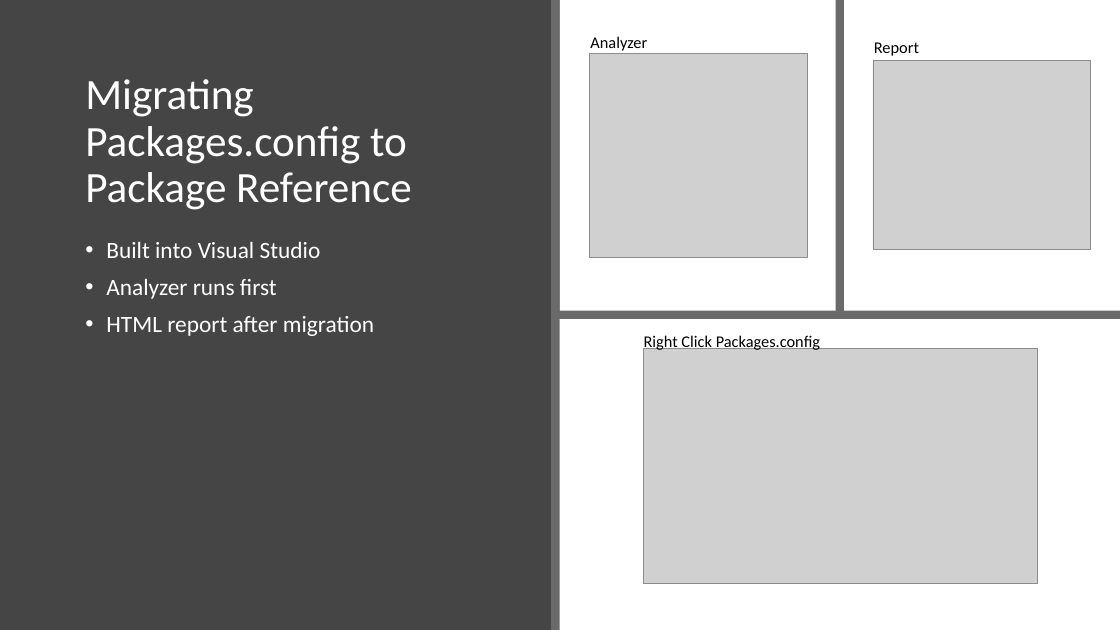
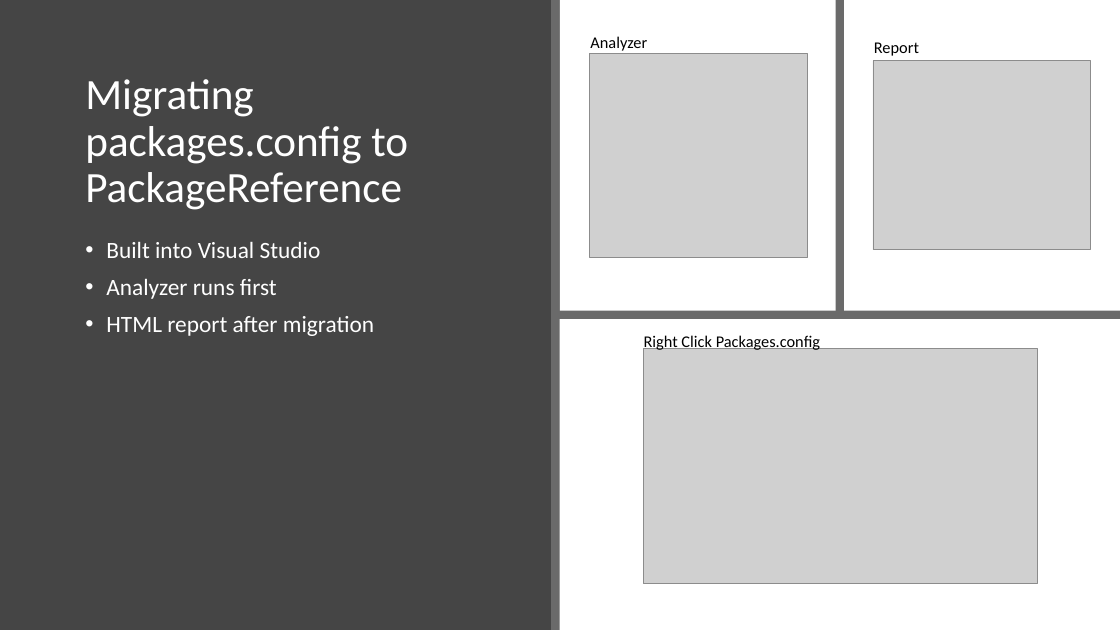
Before and after one commit to ProgrammerAL/Presentations-2019, a slide deck: slide 9 of 01-10 - ONETUG - Working with NuGet Packages/Presentation.pptx (slide 7 before the commit). Drawn at 1120x630 pixels with LibreOffice and Linux fonts; fonts in the diff are those of the drawing; grey boxes stand for pictures. Boxes give left, top, right and bottom in pixels: in the first picture for what was removed or moved away, otherwise in the second. Text is boxed around its words. In the diff, an @@ line names an element or a change of style, - is before the commit and + after.

```diff
--- a/01-10 - ONETUG - Working with NuGet Packages/Presentation.pptx
+++ b/01-10 - ONETUG - Working with NuGet Packages/Presentation.pptx
@@ title at (x1=85, y1=79, x2=408, y2=210): text changed @@
-Migrating Packages.config to Package Reference
+Migrating packages.config to PackageReference
```
Also in this commit, not shown: 9 other slides changed, 9 slides added, 3 slides removed.
